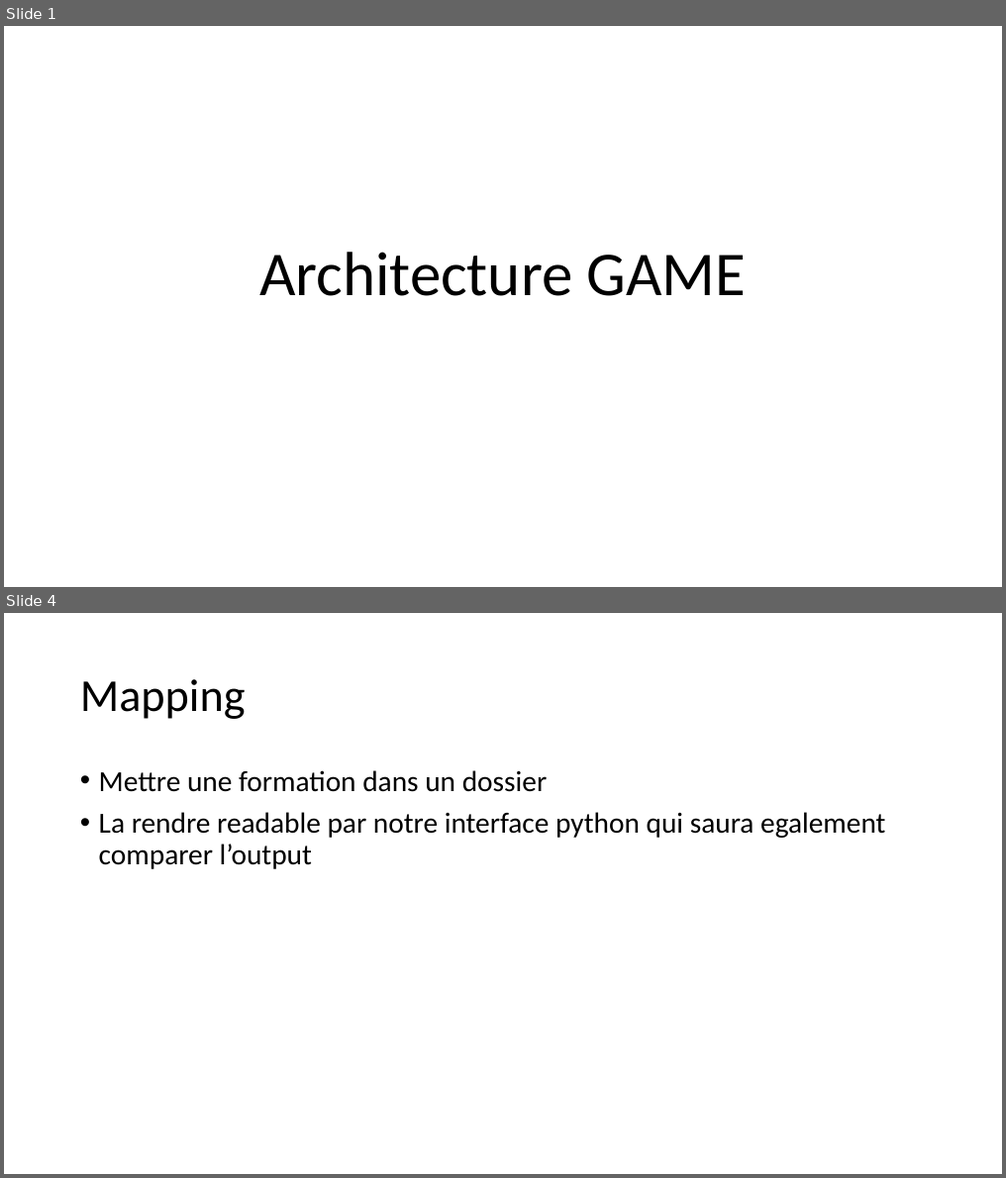
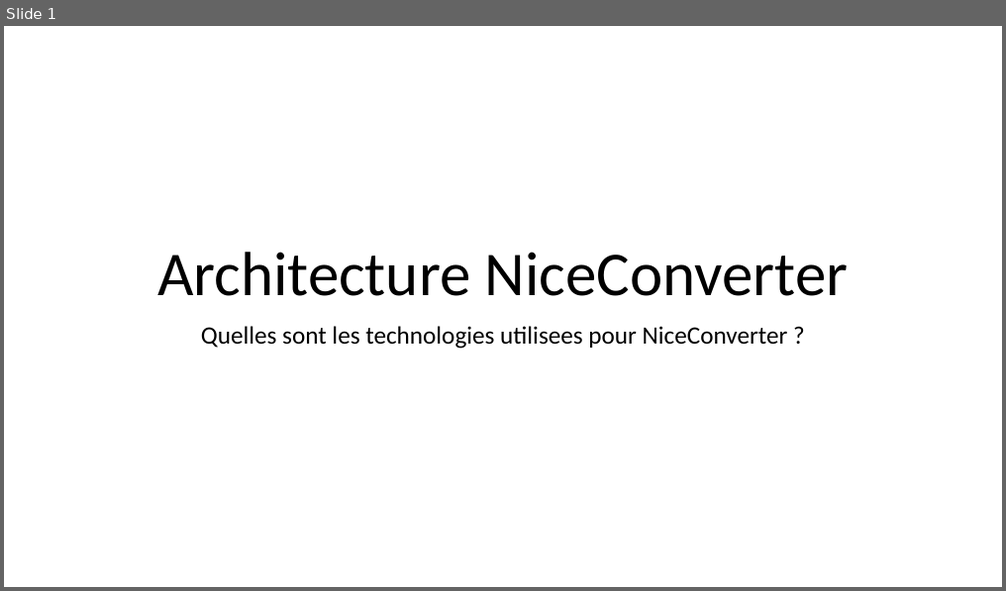
Before and after one commit to monpetit-trade/game, a slide deck: doc/ppt/Architecture.pptx. Shown one above the other, each under a label of ours: slides 1 and 4 before the commit, slide 1 after it; the slides between them are not shown. The pictures are 1006x1178 and 1006x591 pixels, drawn with LibreOffice and Linux fonts; fonts in the diff are those of the drawing. Boxes give left, top, right and bottom in pixels: in the first picture for what was removed or moved away, otherwise in the second. Text is boxed around its words. In the diff, an @@ line names an element or a change of style, - is before the commit and + after.

```diff
--- a/doc/ppt/Architecture.pptx
+++ b/doc/ppt/Architecture.pptx
@@ slide 4 removed at (x1=4, y1=613, x2=1002, y2=1174), background #FFFFFF @@
@@ title removed at (x1=80, y1=679, x2=246, y2=719) @@
-Mapping
@@ text removed at (x1=99, y1=770, x2=885, y2=869) @@
-• Mettre une formation dans un dossier
-• La rendre readable par notre interface python qui saura egalement comparer l’output
@@ slide 1 changed as well @@
@@ title at (x1=157, y1=252, x2=848, y2=296): text changed @@
-Architecture GAME
+Architecture NiceConverter
@@ subtitle added at (x1=201, y1=326, x2=788, y2=349), 24 pt, text #000000 @@
+Quelles sont les technologies utilisees pour NiceConverter ?
```
Also in this commit, not shown: 6 slides added, 5 other slides removed, 16 other files.
